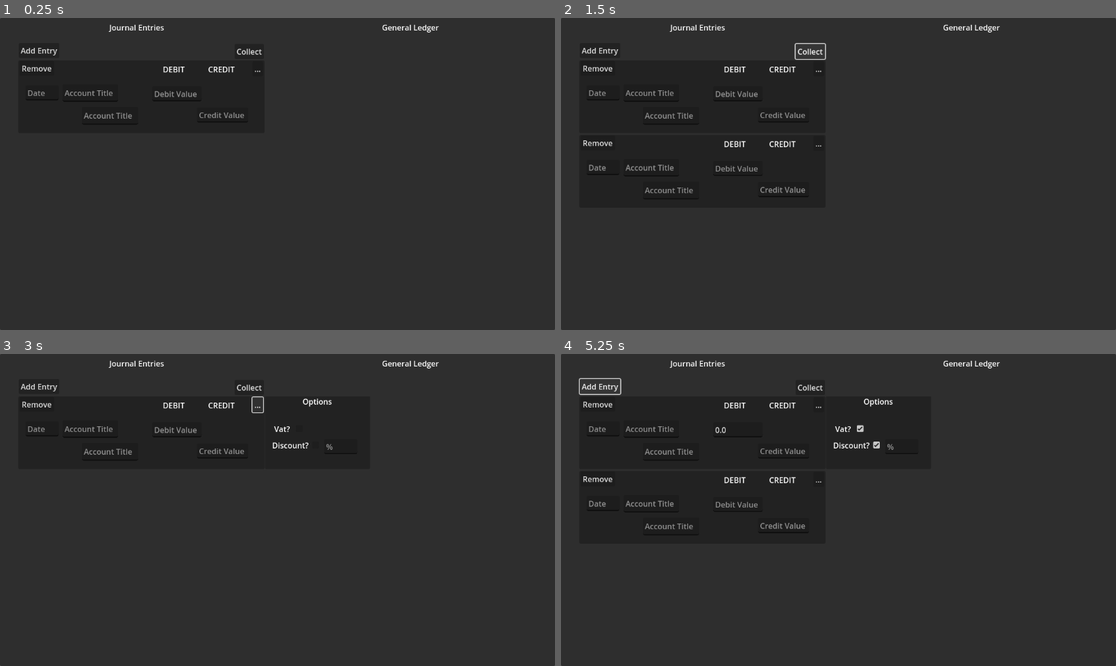
Above: before the commit, frames 1-4 (two rows, left to right).
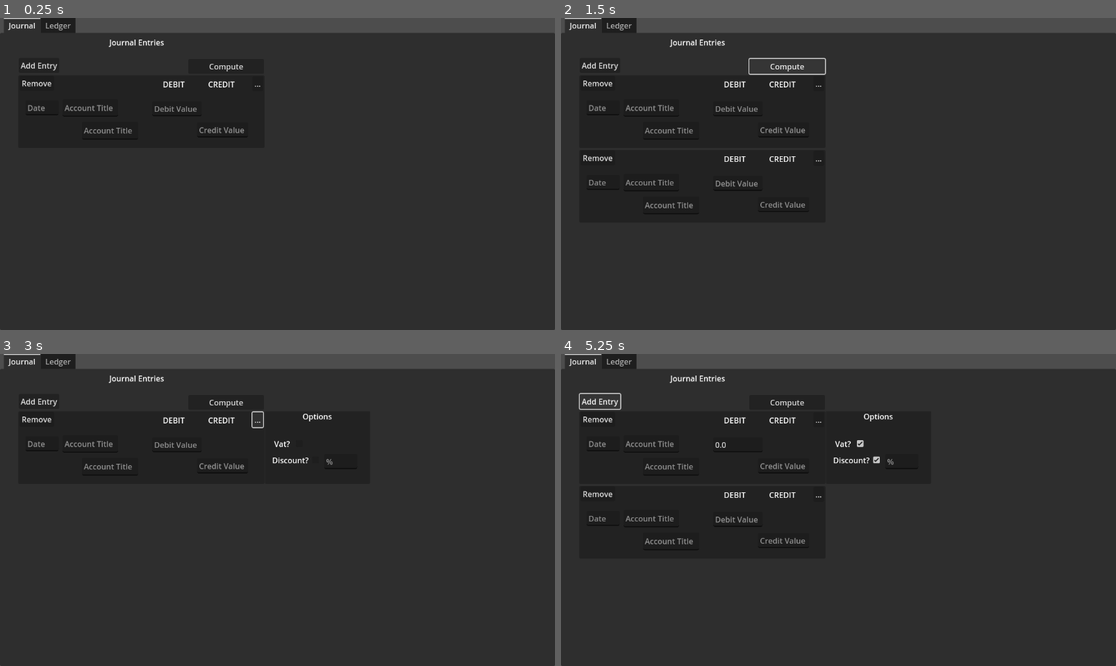
Above: after the commit, the same moments.

Repository: mttw-frd/Bookkeeping
Game: Godot game, scene res://main.tscn
The game is run twice, just before and just after one commit, with the same random seed, the same clock (stepped at 60 frames per second) and the same inputs.
Inputs:
- Up to frame 1 (0.25 s): no input
- Up to frame 2 (1.5 s): click "Add Entry" at 0.5 s; click "Collect" (after the commit: "Compute") at 1.25 s
- Up to frame 3 (3 s): click "Remove" at 2 s; click "..." at 2.75 s
- Up to frame 4 (5.25 s): click "Vat?" at 3.5 s; click "Discount?" at 4.25 s; click "Add Entry" at 5 s

The runs differ from the first frame. In frame 1, 5.5% of the frame differs, in the area x 0-100%, y 0-39%; in frame 2, 6.6%; in frame 3, 5.9%; in frame 4, 6.9%, in the area x 0-100%, y 0-63%.

Commit message:
capitalize account titles

Diff:
--- a/main.gd
+++ b/main.gd
@@ -4,30 +4,30 @@
 var account_titles = []
 
 func _ready() -> void:
-	$AddEntry.pressed.connect(add_entry)
-	$Collect.pressed.connect(collect_info)
+	$Journal/AddEntry.pressed.connect(add_entry)
+	$Journal/Collect.pressed.connect(collect_info)
 
 func add_entry():
 	var new_entry = entry.instantiate()
-	$JournalScroll/VBoxContainer.add_child(new_entry)
+	$Journal/JournalScroll/VBoxContainer.add_child(new_entry)
 
 func to_ledger(entries):
 	for ent in entries:
 		#print("TEST: ", ent.debit_title)
-		if !account_titles.has(ent.debit_title):
-			account_titles.append(ent.debit_title)
+		if !account_titles.has(ent.debit_title.to_upper()):
+			account_titles.append(ent.debit_title.to_upper())
 		elif ent.debit_title == "":
 			pass
 
-		if !account_titles.has(ent.credit_title):
-			account_titles.append(ent.credit_title)
-		elif ent.debit_title == "":
+		if !account_titles.has(ent.credit_title.to_upper()):
+			account_titles.append(ent.credit_title.to_upper())
+		elif ent.credit_title == "":
 			pass
 
 	print(account_titles)
 
 func collect_info():
-	var entries = $JournalScroll/VBoxContainer.get_children()
+	var entries = $Journal/JournalScroll/VBoxContainer.get_children()
 	var all_entries = []
 	for current_entry in entries:
 		#print(current_entry.request_information())
--- a/main.tscn
+++ b/main.tscn
@@ -3,25 +3,21 @@
 [ext_resource type="Script" uid="uid://dbin7wvan6ixs" path="res://main.gd" id="1_0xm2m"]
 [ext_resource type="PackedScene" uid="uid://c8pycolfxviyw" path="res://entry.tscn" id="1_ig7tw"]
 
-[node name="Main" type="Control"]
-layout_mode = 3
+[node name="Main" type="TabContainer"]
 anchors_preset = 15
 anchor_right = 1.0
 anchor_bottom = 1.0
 grow_horizontal = 2
 grow_vertical = 2
 size_flags_horizontal = 4
+current_tab = 0
 script = ExtResource("1_0xm2m")
 
-[node name="Panel" type="Panel" parent="."]
-layout_mode = 1
-anchors_preset = 15
-anchor_right = 1.0
-anchor_bottom = 1.0
-grow_horizontal = 2
-grow_vertical = 2
+[node name="Journal" type="Control" parent="."]
+layout_mode = 2
+metadata/_tab_index = 0
 
-[node name="AddEntry" type="Button" parent="."]
+[node name="AddEntry" type="Button" parent="Journal"]
 layout_mode = 0
 offset_left = 39.0
 offset_top = 52.0
@@ -29,48 +25,41 @@
 offset_bottom = 83.0
 text = "Add Entry"
 
-[node name="JournalScroll" type="ScrollContainer" parent="."]
+[node name="JournalScroll" type="ScrollContainer" parent="Journal"]
 layout_mode = 0
 offset_left = 38.0
 offset_top = 88.0
-offset_right = 772.0
+offset_right = 1122.0
 offset_bottom = 600.0
 horizontal_scroll_mode = 0
 
-[node name="VBoxContainer" type="VBoxContainer" parent="JournalScroll"]
+[node name="VBoxContainer" type="VBoxContainer" parent="Journal/JournalScroll"]
 layout_mode = 2
 
-[node name="Entry" parent="JournalScroll/VBoxContainer" instance=ExtResource("1_ig7tw")]
+[node name="Entry" parent="Journal/JournalScroll/VBoxContainer" instance=ExtResource("1_ig7tw")]
 layout_mode = 2
 
-[node name="Ledger" type="Label" parent="."]
-layout_mode = 1
-anchors_preset = 1
-anchor_left = 1.0
-anchor_right = 1.0
-offset_left = -359.0
-offset_top = 8.0
-offset_right = -241.0
-offset_bottom = 31.0
-grow_horizontal = 0
-text = "General Ledger"
-
-[node name="JournalLabel" type="Label" parent="."]
-layout_mode = 1
+[node name="JournalLabel" type="Label" parent="Journal"]
+layout_mode = 0
 offset_left = 227.0
 offset_top = 8.0
 offset_right = 341.0
 offset_bottom = 31.0
 text = "Journal Entries"
 
-[node name="Collect" type="Button" parent="."]
+[node name="Collect" type="Button" parent="Journal"]
 layout_mode = 1
 anchors_preset = 5
 anchor_left = 0.5
 anchor_right = 0.5
-offset_left = -89.5
+offset_left = -185.5
 offset_top = 54.0
 offset_right = -28.5
 offset_bottom = 85.0
 grow_horizontal = 2
-text = "Collect"
+text = "Compute"
+
+[node name="Ledger" type="Control" parent="."]
+visible = false
+layout_mode = 2
+metadata/_tab_index = 1
--- a/project.godot
+++ b/project.godot
@@ -13,6 +13,9 @@
 config/name="bookkeeping"
 run/main_scene="uid://cvmhcy25s566m"
 config/features=PackedStringArray("4.5", "GL Compatibility")
+boot_splash/show_image=false
+boot_splash/fullsize=false
+boot_splash/use_filter=false
 config/icon="res://icon.svg"
 
 [editor]
